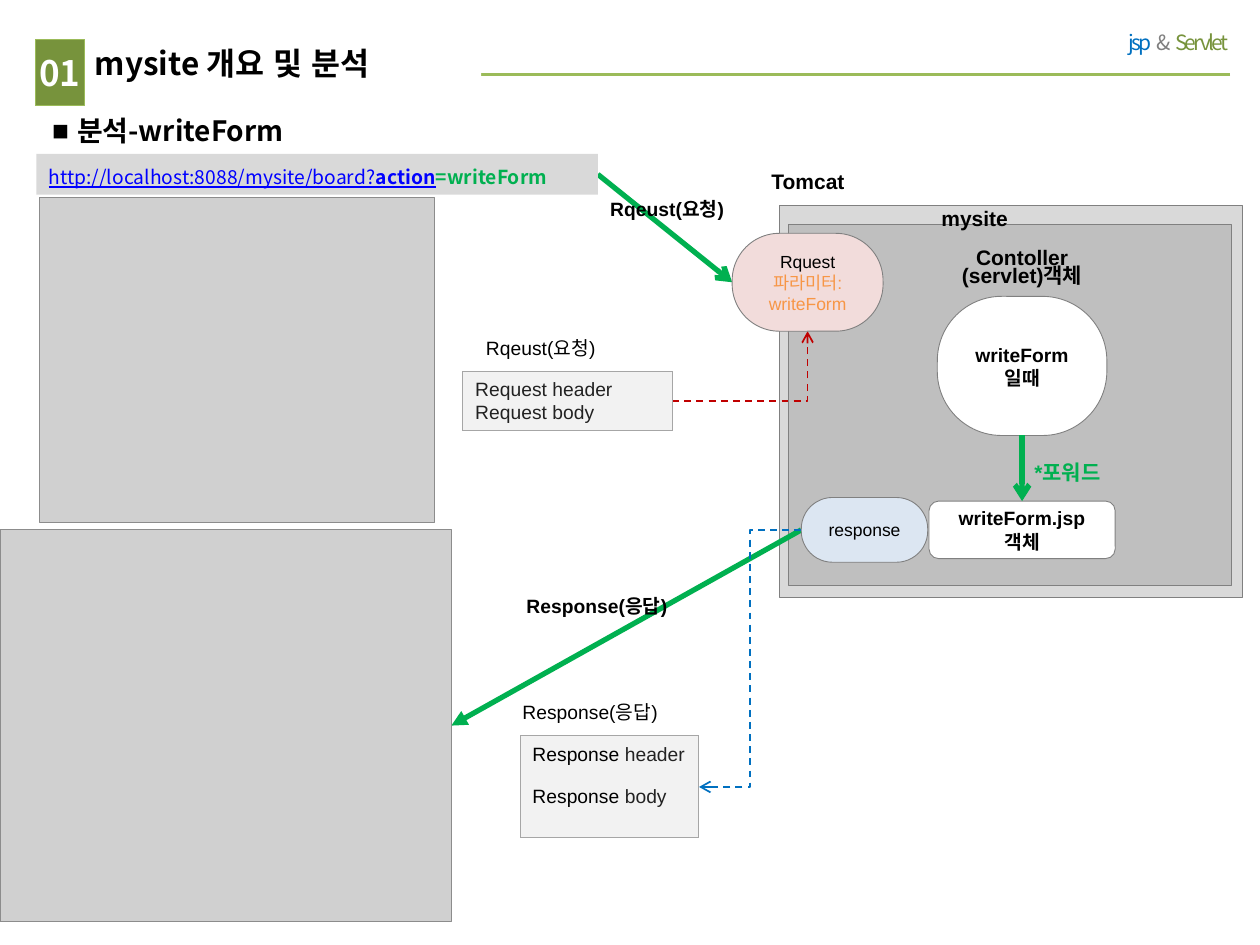
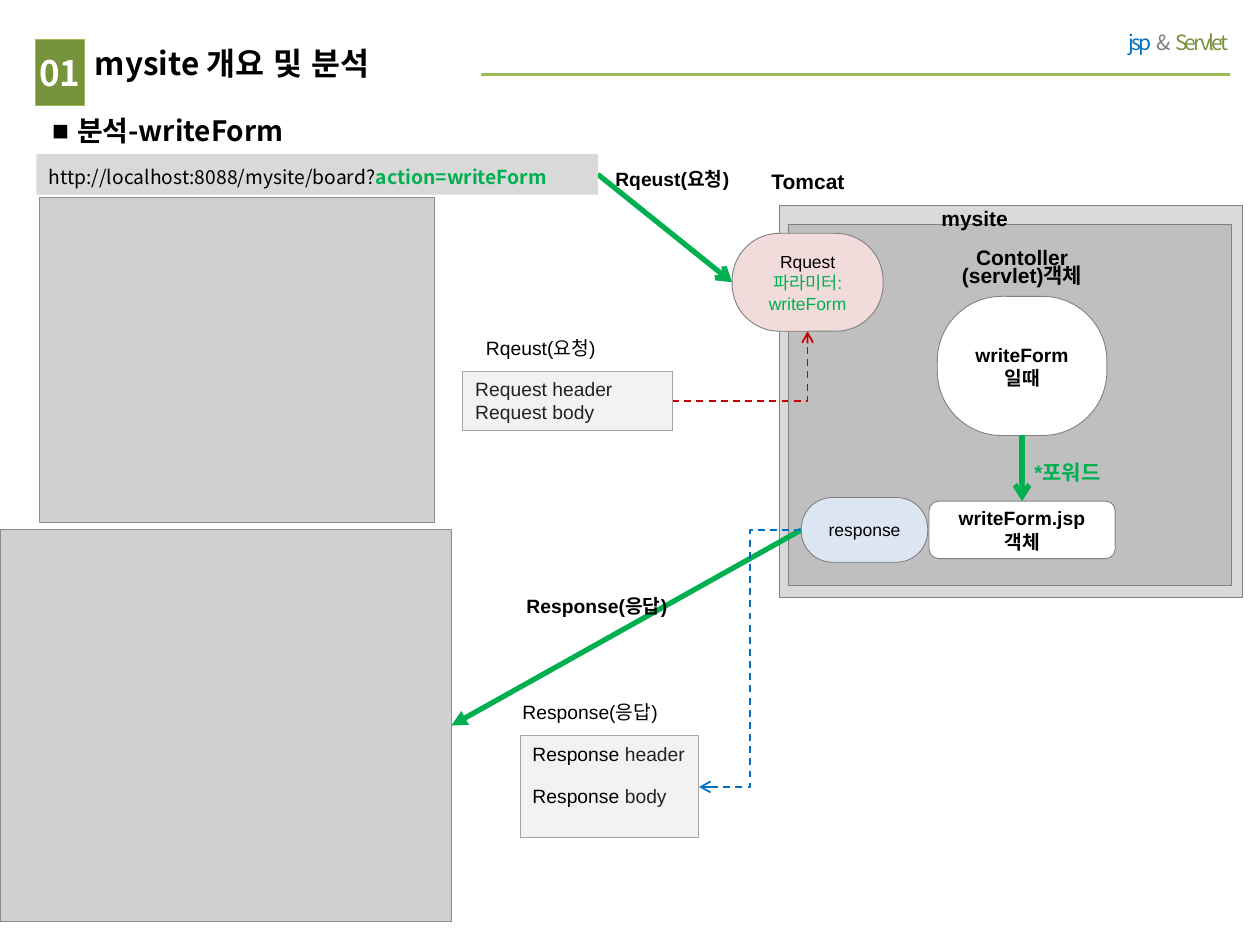
Before and after one commit to wonho951/mysite, a slide deck: slide 3 of mysite 그림.pptx. Drawn at 1260x945 pixels with LibreOffice and Linux fonts; fonts in the diff are those of the drawing; grey boxes stand for pictures. Boxes give left, top, right and bottom in pixels: in the first picture for what was removed or moved away, otherwise in the second. Text is boxed around its words. In the diff, an @@ line names an element or a change of style, - is before the commit and + after.

Commit message:
2021.07.21 board 그림

```diff
--- a/mysite 그림.pptx
+++ b/mysite 그림.pptx
@@ rectangle "http://localhost:8088/mysite/board?action=writeForm" at [37, 154, 598, 194]: text colour #0000FF to #000000, text colour #0000FF to #00B050, underline off in "http://localhost:8088/mysite/board?action=writeForm" @@
@@ text "Rqeust(요청)": place and size @@
-text "Rqeust(요청)" at [610, 202, 724, 221]
+text "Rqeust(요청)" at [615, 171, 729, 190]
@@ text in rounded rectangle at [769, 271, 847, 310]: text colour #F79646 to #00B050 in "파라미터:", "writeForm" @@
```
Also in this commit, not shown: 7 other slides changed.
